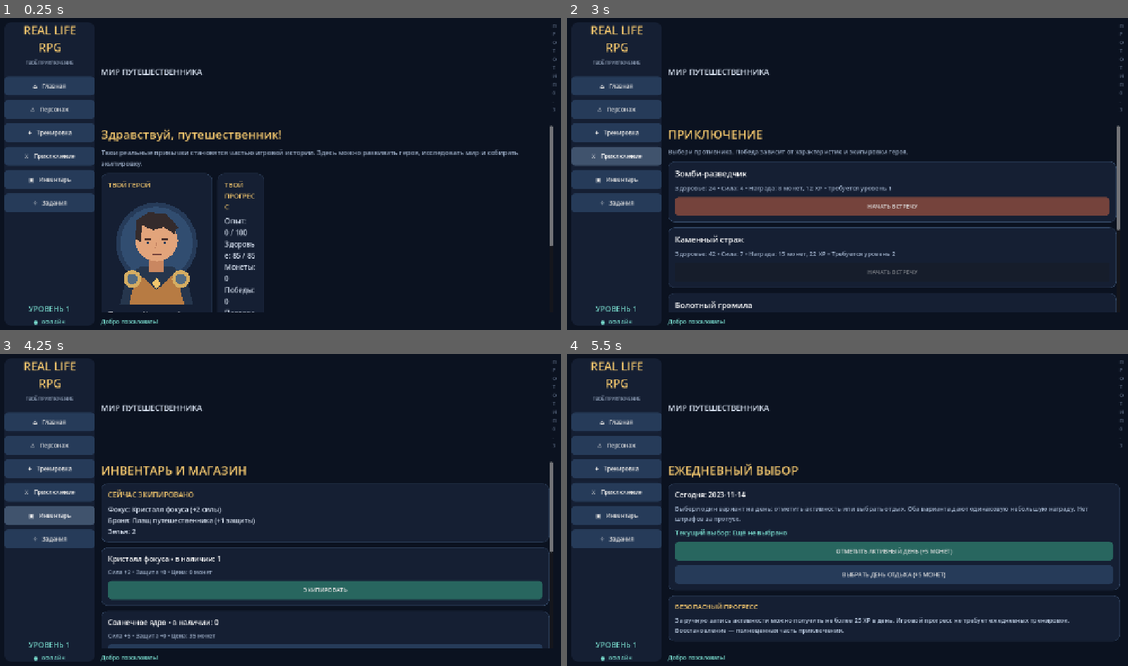
Above: before the commit, frames 1-4 (two rows, left to right).
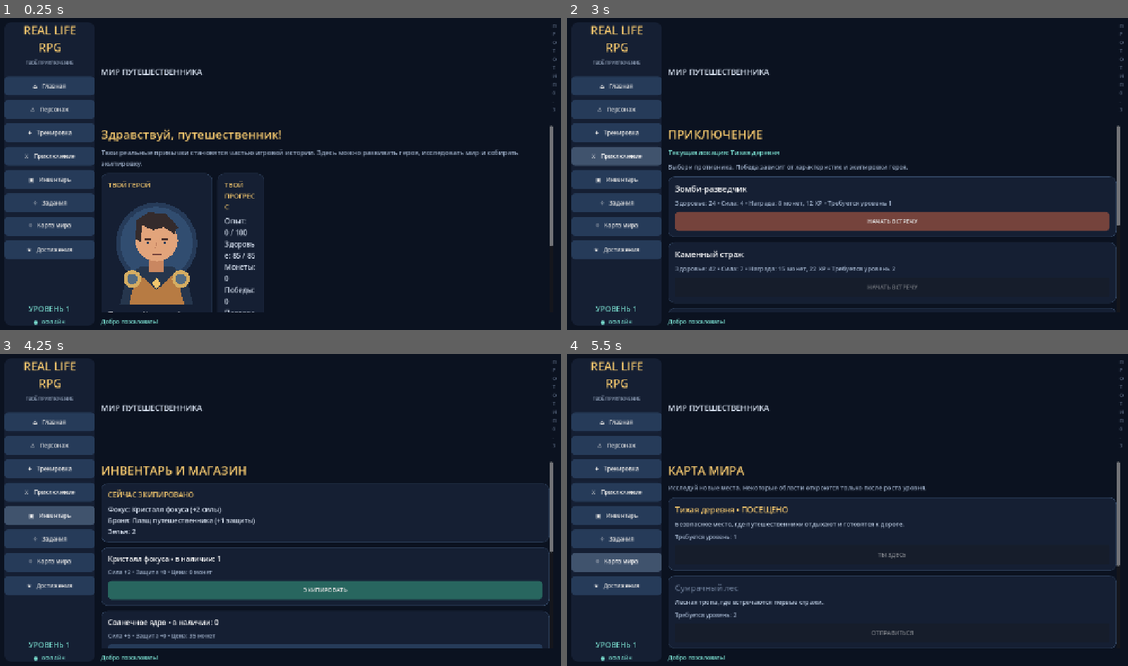
Above: after the commit, the same moments.

Repository: Phantom220-hub/REAL-LIFE-RPG
Game: Godot game, scene res://scenes/main.tscn
Two runs of this game, one before a commit and one after it. Both use one fixed random seed, a clock stepped at 60 frames per second and the inputs below.
Inputs (mouse positions are in pixels of both pictures, inside the frame that each line leads up to):
- Up to frame 1 (0.25 s): no input
- Up to frame 2 (3 s): click "⌂ Главная" at 0.5 s; click "♙ Персонаж" at 1.25 s; click "✦ Тренировка" at 2 s; click "⚔ Приключение" at 2.75 s
- Up to frame 3 (4.25 s): click "▣ Инвентарь" at 3.5 s
- Up to frame 4 (5.5 s): click "✧ Задания" at 4.25 s; click (617, 563) at 5 s, where only the run after the commit has a clickable "⌖ Карта мира"

The runs differ from the first frame. In frame 1, 2.0% of the frame differs, in the area x 0-17%, y 63-78%; in frame 2, 13%; in frame 3, 2.0%; in frame 4, 16%, in the area x 0-99%, y 34-95%.

Commit message:
Add world map and achievement screens

Diff:
--- a/scripts/main.gd
+++ b/scripts/main.gd
@@ -57,6 +57,8 @@
 	_add_nav_button(nav, "⚔   Приключение", "adventure")
 	_add_nav_button(nav, "▣   Инвентарь", "inventory")
 	_add_nav_button(nav, "✧   Задания", "daily")
+	_add_nav_button(nav, "⌖   Карта мира", "map")
+	_add_nav_button(nav, "★   Достижения", "achievements")
 	var spacer := Control.new()
 	spacer.size_flags_vertical = Control.SIZE_EXPAND_FILL
 	nav.add_child(spacer)
@@ -105,6 +107,8 @@
 		"adventure": _build_adventure()
 		"inventory": _build_inventory()
 		"daily": _build_daily()
+		"map": _build_map()
+		"achievements": _build_achievements()
 		_: _build_home()
 
 func _build_home() -> void:
@@ -169,6 +173,7 @@
 
 func _build_adventure() -> void:
 	page_box.add_child(_label("ПРИКЛЮЧЕНИЕ", 27, "#f2c66d"))
+	page_box.add_child(_label("Текущая локация: %s" % game_state.LOCATIONS[game_state.current_location]["name"], 15, "#75d5c8"))
 	if game_state.battle_active:
 		var battle := _card(page_box)
 		var enemy: Dictionary = game_state.ENEMIES[game_state.enemy_id]
@@ -231,6 +236,42 @@
 	xp_card.add_child(_label("БЕЗОПАСНЫЙ ПРОГРЕСС", 15, "#f2c66d"))
 	xp_card.add_child(_label("За ручную запись активности можно получить не более %d XP в день. Игровой прогресс не требует ежедневных тренировок. Восстановление — полноценная часть приключения." % game_state.DAILY_XP_CAP, 14, "#b9c9df"))
 
+
+func _build_map() -> void:
+	page_box.add_child(_label("КАРТА МИРА", 27, "#f2c66d"))
+	page_box.add_child(_label("Исследуй новые места. Некоторые области откроются только после роста уровня.", 14, "#9aabc4"))
+	for id in ["village", "forest", "marsh", "tower"]:
+		var location: Dictionary = game_state.LOCATIONS[id]
+		var required: int = int(location["level"])
+		var unlocked: bool = game_state.level >= required
+		var visited: bool = game_state.visited_locations.has(id)
+		var card := _card(page_box)
+		var marker := " • ПОСЕЩЕНО" if visited else ""
+		card.add_child(_label(str(location["name"]) + marker, 18, "#f2c66d" if unlocked else "#63738d"))
+		card.add_child(_label(str(location["description"]), 14, "#b9c9df"))
+		card.add_child(_label("Требуется уровень: %d" % required, 13, "#9aabc4"))
+		var button := _button("ТЫ ЗДЕСЬ" if game_state.current_location == id else "ОТПРАВИТЬСЯ", "#28665f" if unlocked else "#263b59")
+		button.disabled = not unlocked or game_state.current_location == id
+		button.pressed.connect(_travel_to.bind(id))
+		card.add_child(button)
+
+func _build_achievements() -> void:
+	page_box.add_child(_label("ДОСТИЖЕНИЯ", 27, "#f2c66d"))
+	page_box.add_child(_label("Открывай награды в своём темпе. За пропуск дней нет штрафов.", 14, "#9aabc4"))
+	for id in ["first_activity", "first_win", "explorer", "boss", "level_five", "rest_three"]:
+		var achievement: Dictionary = game_state.ACHIEVEMENTS[id]
+		var unlocked: bool = game_state.is_achievement_unlocked(id)
+		var claimed: bool = bool(game_state.claimed_achievements.get(id, false))
+		var card := _card(page_box)
+		card.add_child(_label(str(achievement["name"]), 17, "#f2c66d" if unlocked else "#7d8ba2"))
+		card.add_child(_label(str(achievement["description"]), 14, "#b9c9df"))
+		var state_text := "НАГРАДА ПОЛУЧЕНА" if claimed else ("ДОСТУПНО: +10 МОНЕТ" if unlocked else "ЕЩЁ НЕ ОТКРЫТО")
+		card.add_child(_label(state_text, 13, "#75d5c8" if unlocked else "#63738d"))
+		var button := _button("ПОЛУЧИТЬ НАГРАДУ", "#28665f")
+		button.disabled = not unlocked or claimed
+		button.pressed.connect(_claim_achievement.bind(id))
+		card.add_child(button)
+
 func _card(parent: Node) -> VBoxContainer:
 	var panel := PanelContainer.new()
 	var style := StyleBoxFlat.new()
@@ -275,6 +316,21 @@
 		button.pressed.connect(callback)
 	return button
 
+
+func _travel_to(id: String) -> void:
+	if game_state.travel_to_location(id):
+		status_label.text = game_state.last_message
+	else:
+		status_label.text = game_state.last_message
+	_show_page("map")
+
+func _claim_achievement(id: String) -> void:
+	if game_state.claim_achievement(id):
+		status_label.text = game_state.last_message
+	else:
+		status_label.text = "Достижение пока недоступно или награда уже получена."
+	_show_page("achievements")
+
 func _on_workout_pressed() -> void:
 	if reps_input == null:
 		return
